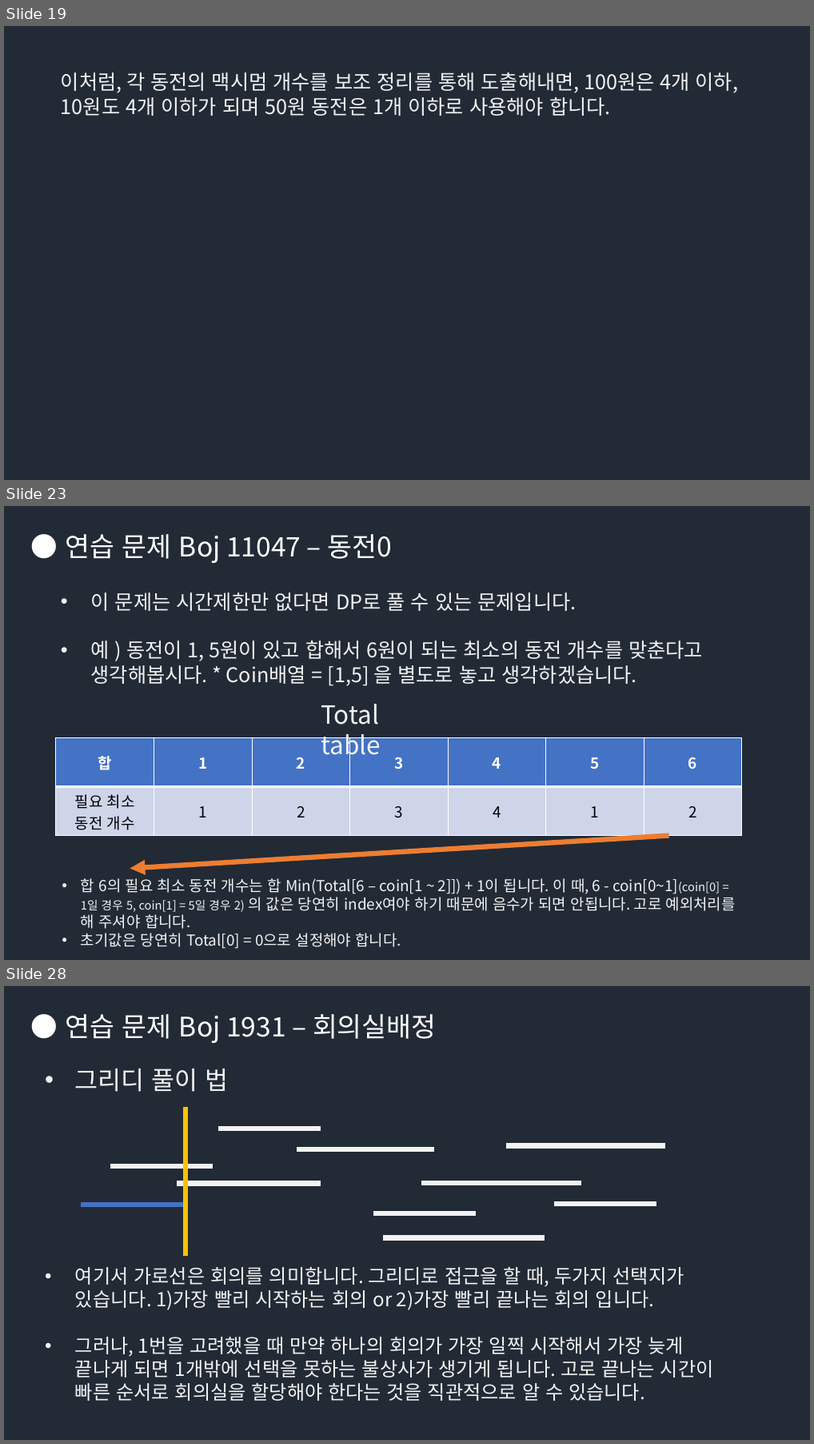
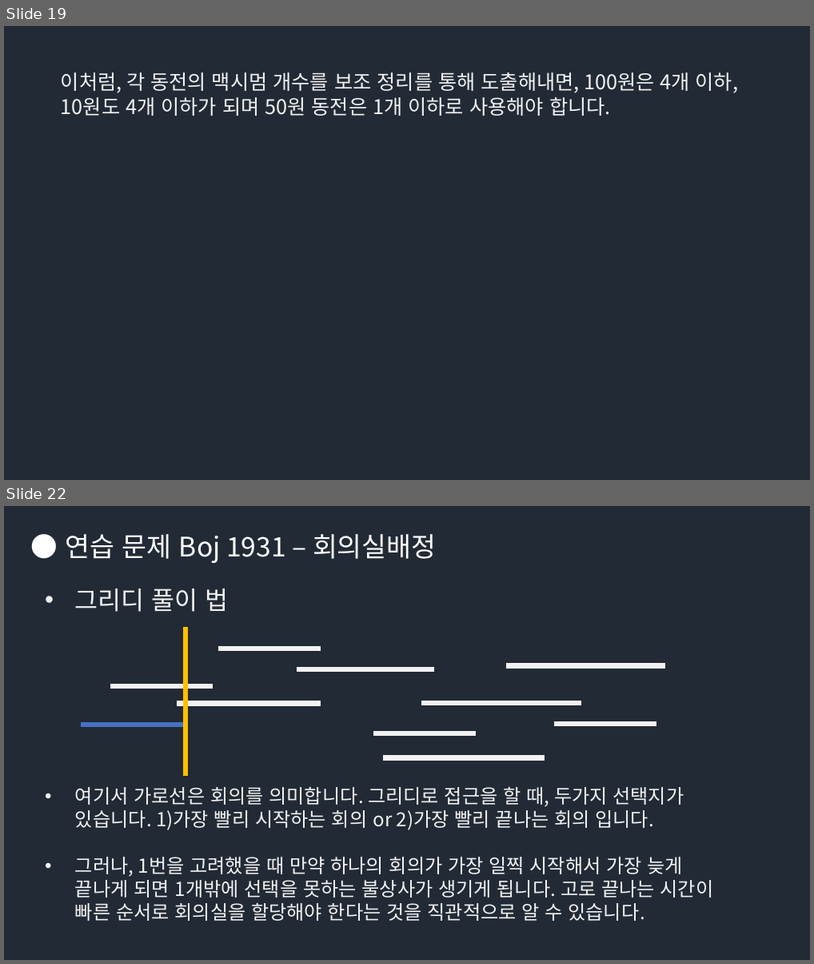
Before and after one commit to Groot-Space/Groot-space.github.io, a slide deck: assets/images/그리디/그리디.pptx. Shown one above the other, each under a label of ours: slides 19, 23 and 28 before the commit, slides 19 and 22 after it; the slides between them are not shown. The pictures are 814x1444 and 814x964 pixels, drawn with LibreOffice and Linux fonts; fonts in the diff are those of the drawing. Boxes give left, top, right and bottom in pixels: in the first picture for what was removed or moved away, otherwise in the second. Text is boxed around its words. In the diff, an @@ line names an element or a change of style, - is before the commit and + after.

```diff
--- a/assets/images/그리디/그리디.pptx
+++ b/assets/images/그리디/그리디.pptx
@@ slide 23 removed at bbox=[4, 506, 810, 960], background #222A35 @@
@@ text removed at bbox=[65, 534, 393, 563] @@
-● 연습 문제 Boj 11047 – 동전0
@@ text removed at bbox=[91, 592, 703, 686] @@
-• 이 문제는 시간제한만 없다면 DP로 풀 수 있는 문제입니다.
-• 예 ) 동전이 1, 5원이 있고 합해서 6원이 되는 최소의 동전 개수를 맞춘다고 생각해봅시다. * Coin배열 = [1,5] 을 별도로 놓고 생각하겠습니다.
@@ text removed at bbox=[321, 704, 381, 761] @@
-Total table
@@ table removed at bbox=[56, 738, 742, 836], 2 rows, 7 columns @@
-합 | 1 | 2 | 3 | 4 | 5 | 6
-필요 최소 동전 개수 | 1 | 2 | 3 | 4 | 1 | 2
@@ arrow removed from (670, 835) to (130, 868) @@
@@ text removed at bbox=[81, 878, 736, 948] @@
-• 합 6의 필요 최소 동전 개수는 합 Min(Total[6 – coin[1 ~ 2]]) + 1이 됩니다. 이 때, 6 - coin[0~1](coin[0] = 1일 경우 5, coin[1] = 5일 경우 2) 의 값은 당연히 index여야 하기 때문에 음수가 되면 안됩니다. 고로 예외처리를 해 주셔야 합니다.
-• 초기값은 당연히 Total[0] = 0으로 설정해야 합니다.
@@ what was slide 28 is now slide 22 @@
```
Also in this commit, not shown: 2 slides changed, 3 slides added, 6 other slides removed.
